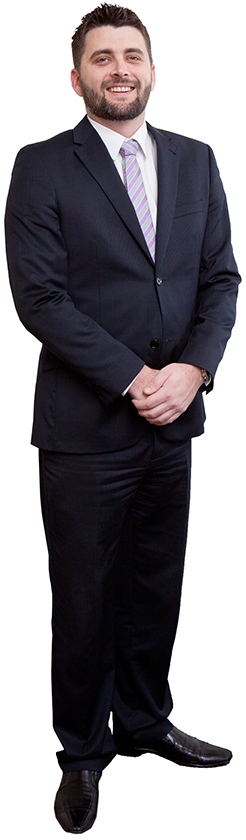
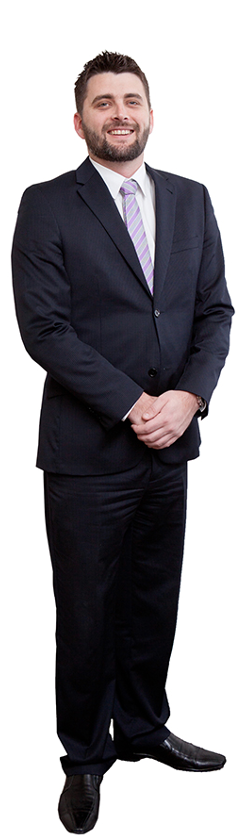
The second 246px x 840px image is a revision of the first. Changes to its layers:
renamed "05.jpg" to "Transformation", painted on it over [1, 0, 245, 838]
painted on "Layer" over [4, 2, 242, 835]
